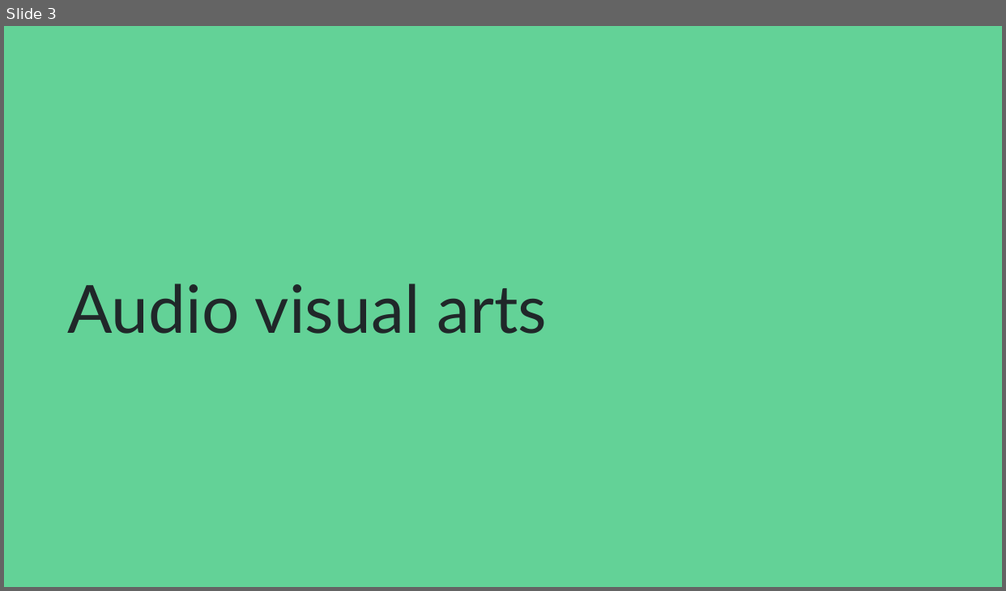
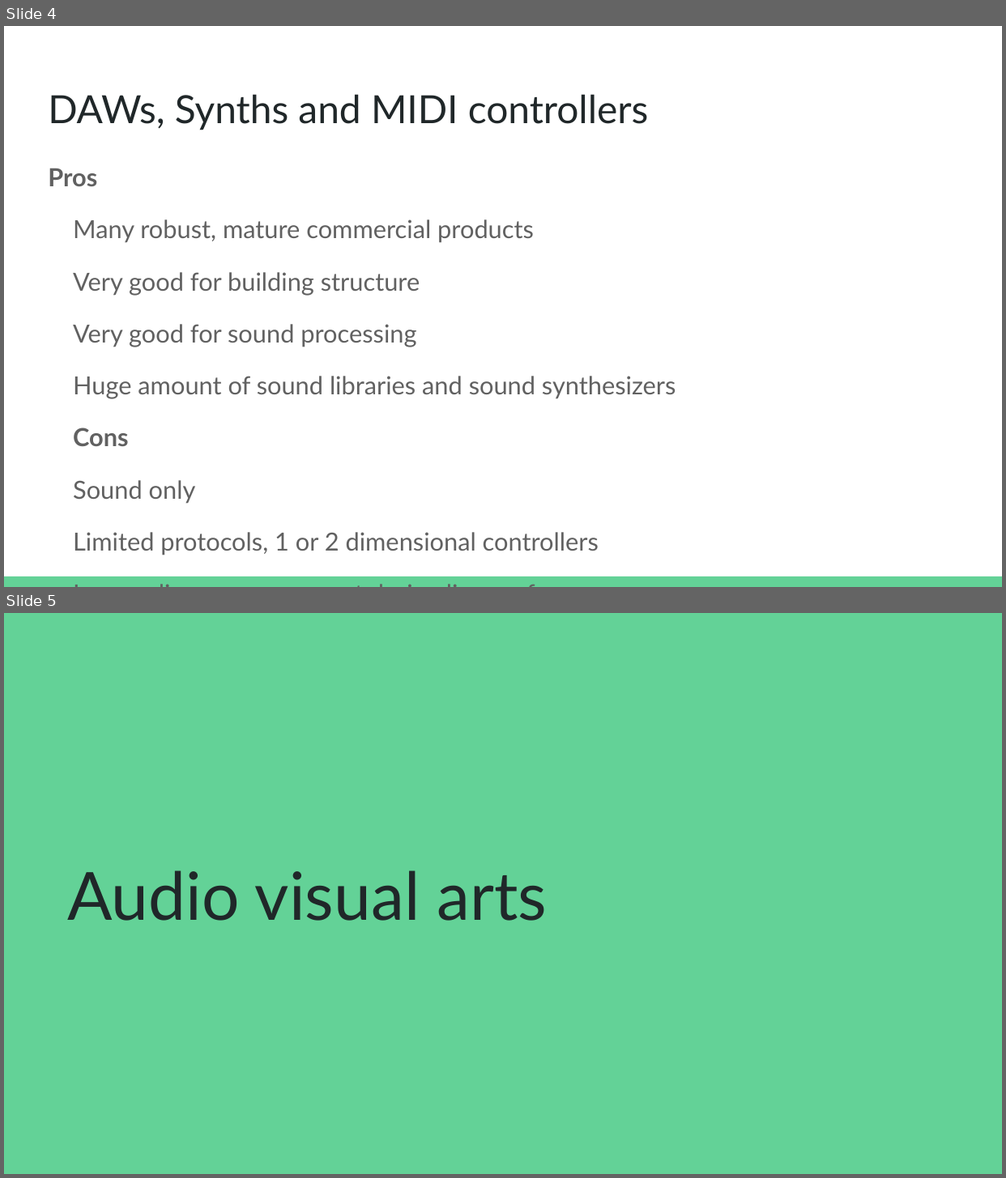
Before and after one commit to jbat100/sonosthesia-website, a slide deck: documents/presentation_2017.odp. Shown one above the other, each under a label of ours: slide 3 before the commit, slides 4 and 5 after it. The pictures are 1006x591 and 1006x1178 pixels, drawn with LibreOffice and Linux fonts; fonts in the diff are those of the drawing. Boxes give left, top, right and bottom in pixels: in the first picture for what was removed or moved away, otherwise in the second. Text is boxed around its words. In the diff, an @@ line names an element or a change of style, - is before the commit and + after.

```diff
--- a/documents/presentation_2017.odp
+++ b/documents/presentation_2017.odp
@@ slide 4 added at [4, 26, 1002, 587], background #FFFFFF @@
@@ title added at [48, 94, 648, 130], 28 pt, text #202729 @@
+DAWs, Synths and MIDI controllers
@@ text added at [48, 168, 675, 556], 18 pt, text #616161 @@
+Pros
+Many robust, mature commercial products
+Very good for building structure
+Very good for sound processing
+Huge amount of sound libraries and sound synthesizers
+Cons
+Sound only
+Limited protocols, 1 or 2 dimensional controllers
+Low audience engagement during live performances
@@ rectangle added at [4, 577, 1002, 587], fill #63D297 @@
@@ what was slide 3 is now slide 5 @@
```
Also in this commit, not shown: 4 slides changed, 7 other slides added, 2 slides removed.
